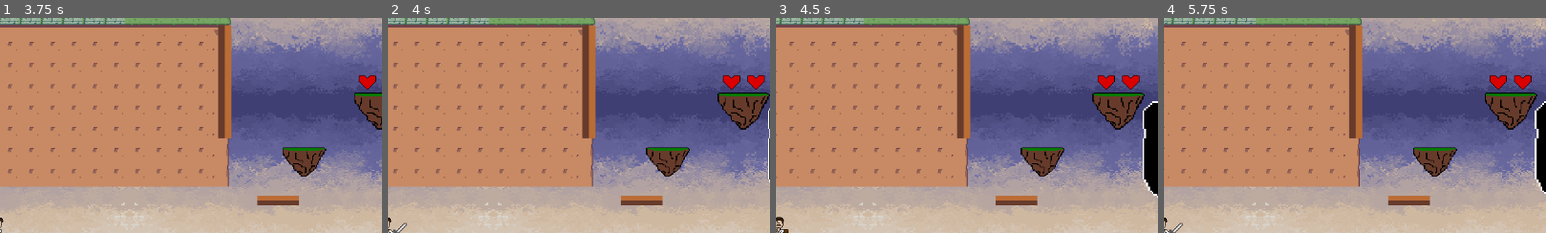
Above: before the commit, frames 1-4 (left to right).
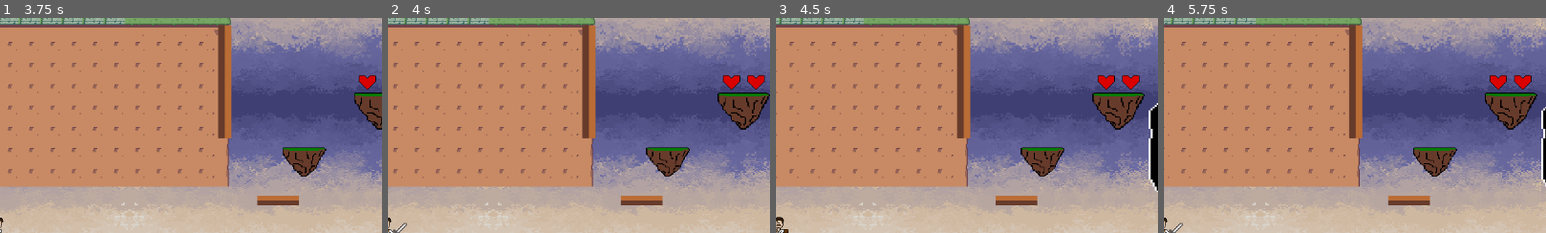
Above: after the commit, the same moments.

Repository: bscott519/NewColossalCrisisGame
Game: Godot game, scene res://Scenes/level_7.tscn
Two runs of this game, one before a commit and one after it. Both use one fixed random seed, a clock stepped at 60 frames per second and the inputs below. This scene is started directly instead of the project's main scene. The engine's default icon, where the game draws it, is replaced by a stand-in: a white triangle on a blue panel in a dark square. Sound files missing from this copy of the repository are replaced by a short silence.
Inputs (mouse positions are % of the whole screen's width and height, from its top left):
- Up to frame 1 (3.75 s): tap Enter (enter) at 0.5, 1.35, 2.85 s; move the mouse to (72, 45) at 0.52 s; hold D (right) 0.53-2.03 s; click (72, 45) at 0.6 s; tap Space (jump) at 0.77, 1.52, 3.02 s; move the mouse to (30, 55) at 1.27 s; move the mouse to (60, 28) at 2.02 s; hold A (left) 2.03-2.78 s; click (60, 28) at 2.1 s; move the mouse to (45, 70) at 2.77 s; hold D (right) from 2.78 s (still down); move the mouse to (80, 65) at 3.52 s; click (80, 65) at 3.6 s
- Up to frame 2 (4 s): keep holding D (right); tap Space (jump) at 3.77 s
- Up to frame 3 (4.5 s): move the mouse to (20, 35) at 4.27 s; release D (right) at 4.28 s; hold A (left) from 4.28 s (still down); tap Enter (enter) at 4.35 s
- Up to frame 4 (5.75 s): tap Space (jump) at 4.52 s; move the mouse to (55, 50) at 5.02 s; release A (left) at 5.03 s; hold D (right) from 5.03 s (still down); click (55, 50) at 5.1 s
The pictures show only the part of the screen within x 50-100%, y 12-62%; the shares and areas given below are measured in that part.

Frame 1 is identical in both runs. In frame 2, 0.2% of the frame differs, in the area x 99-100%, y 41-77%; in frame 3, 1.0%, in the area x 96-100%, y 38-84%; in frame 4, 1.0%.

Commit message:
fixed master giant animations

Diff:
--- a/Scenes/master_giant.tscn
+++ b/Scenes/master_giant.tscn
@@ -84,6 +84,30 @@
 "update": 0,
 "values": [0.0, 0.0]
 }
+tracks/6/type = "value"
+tracks/6/imported = false
+tracks/6/enabled = true
+tracks/6/path = NodePath("MasterBeam:visible")
+tracks/6/interp = 1
+tracks/6/loop_wrap = true
+tracks/6/keys = {
+"times": PackedFloat32Array(0),
+"transitions": PackedFloat32Array(1),
+"update": 1,
+"values": [false]
+}
+tracks/7/type = "value"
+tracks/7/imported = false
+tracks/7/enabled = true
+tracks/7/path = NodePath("MasterBeam2:visible")
+tracks/7/interp = 1
+tracks/7/loop_wrap = true
+tracks/7/keys = {
+"times": PackedFloat32Array(0),
+"transitions": PackedFloat32Array(1),
+"update": 1,
+"values": [false]
+}
 
 [sub_resource type="Animation" id="Animation_sntci"]
 resource_name = "LaserEyes"
@@ -232,6 +256,30 @@
 "update": 1,
 "values": [false, true]
 }
+tracks/12/type = "value"
+tracks/12/imported = false
+tracks/12/enabled = true
+tracks/12/path = NodePath("MasterBeam2:rotation")
+tracks/12/interp = 1
+tracks/12/loop_wrap = true
+tracks/12/keys = {
+"times": PackedFloat32Array(0),
+"transitions": PackedFloat32Array(1),
+"update": 0,
+"values": [0.0]
+}
+tracks/13/type = "value"
+tracks/13/imported = false
+tracks/13/enabled = true
+tracks/13/path = NodePath("MasterBeam:rotation")
+tracks/13/interp = 1
+tracks/13/loop_wrap = true
+tracks/13/keys = {
+"times": PackedFloat32Array(0),
+"transitions": PackedFloat32Array(1),
+"update": 0,
+"values": [0.0]
+}
 
 [sub_resource type="Animation" id="Animation_4mstd"]
 resource_name = "LeftHandAttack"
@@ -332,6 +380,30 @@
 "update": 1,
 "values": [false]
 }
+tracks/8/type = "value"
+tracks/8/imported = false
+tracks/8/enabled = true
+tracks/8/path = NodePath("MasterBeam:visible")
+tracks/8/interp = 1
+tracks/8/loop_wrap = true
+tracks/8/keys = {
+"times": PackedFloat32Array(0),
+"transitions": PackedFloat32Array(1),
+"update": 1,
+"values": [false]
+}
+tracks/9/type = "value"
+tracks/9/imported = false
+tracks/9/enabled = true
+tracks/9/path = NodePath("MasterBeam2:visible")
+tracks/9/interp = 1
+tracks/9/loop_wrap = true
+tracks/9/keys = {
+"times": PackedFloat32Array(0),
+"transitions": PackedFloat32Array(1),
+"update": 1,
+"values": [false]
+}
 
 [sub_resource type="Animation" id="Animation_gv2vs"]
 resource_name = "LeftHandBlast"
@@ -456,6 +528,18 @@
 "update": 1,
 "values": [false, true]
 }
+tracks/10/type = "value"
+tracks/10/imported = false
+tracks/10/enabled = true
+tracks/10/path = NodePath("MasterBeam2:visible")
+tracks/10/interp = 1
+tracks/10/loop_wrap = true
+tracks/10/keys = {
+"times": PackedFloat32Array(0),
+"transitions": PackedFloat32Array(1),
+"update": 1,
+"values": [false]
+}
 
 [sub_resource type="Animation" id="Animation_xa0uu"]
 length = 0.001
@@ -637,7 +721,19 @@
 "times": PackedFloat32Array(0),
 "transitions": PackedFloat32Array(1),
 "update": 1,
-"values": [true]
+"values": [false]
+}
+tracks/15/type = "value"
+tracks/15/imported = false
+tracks/15/enabled = true
+tracks/15/path = NodePath("MasterBeam2:rotation")
+tracks/15/interp = 1
+tracks/15/loop_wrap = true
+tracks/15/keys = {
+"times": PackedFloat32Array(0),
+"transitions": PackedFloat32Array(1),
+"update": 0,
+"values": [0.0]
 }
 
 [sub_resource type="Animation" id="Animation_lp5c8"]
@@ -739,6 +835,30 @@
 "update": 0,
 "values": [0.0]
 }
+tracks/8/type = "value"
+tracks/8/imported = false
+tracks/8/enabled = true
+tracks/8/path = NodePath("MasterBeam:visible")
+tracks/8/interp = 1
+tracks/8/loop_wrap = true
+tracks/8/keys = {
+"times": PackedFloat32Array(0),
+"transitions": PackedFloat32Array(1),
+"update": 1,
+"values": [false]
+}
+tracks/9/type = "value"
+tracks/9/imported = false
+tracks/9/enabled = true
+tracks/9/path = NodePath("MasterBeam2:visible")
+tracks/9/interp = 1
+tracks/9/loop_wrap = true
+tracks/9/keys = {
+"times": PackedFloat32Array(0),
+"transitions": PackedFloat32Array(1),
+"update": 1,
+"values": [false]
+}
 
 [sub_resource type="Animation" id="Animation_2htnq"]
 resource_name = "RightHandBlast"
@@ -863,6 +983,18 @@
 "update": 1,
 "values": [false, true]
 }
+tracks/10/type = "value"
+tracks/10/imported = false
+tracks/10/enabled = true
+tracks/10/path = NodePath("MasterBeam2:visible")
+tracks/10/interp = 1
+tracks/10/loop_wrap = true
+tracks/10/keys = {
+"times": PackedFloat32Array(0),
+"transitions": PackedFloat32Array(1),
+"update": 1,
+"values": [false]
+}
 
 [sub_resource type="Animation" id="Animation_o2p3u"]
 resource_name = "SETUP"
@@ -924,7 +1056,7 @@
 "times": PackedFloat32Array(0),
 "transitions": PackedFloat32Array(1),
 "update": 0,
-"values": [Vector2(-53.4, 41.6)]
+"values": [Vector2(-50.6, 41.6)]
 }
 tracks/5/type = "value"
 tracks/5/imported = false
@@ -937,6 +1069,30 @@
 "transitions": PackedFloat32Array(1),
 "update": 0,
 "values": [0.0]
+}
+tracks/6/type = "value"
+tracks/6/imported = false
+tracks/6/enabled = true
+tracks/6/path = NodePath("MasterBeam:visible")
+tracks/6/interp = 1
+tracks/6/loop_wrap = true
+tracks/6/keys = {
+"times": PackedFloat32Array(0),
+"transitions": PackedFloat32Array(1),
+"update": 1,
+"values": [false]
+}
+tracks/7/type = "value"
+tracks/7/imported = false
+tracks/7/enabled = true
+tracks/7/path = NodePath("MasterBeam2:visible")
+tracks/7/interp = 1
+tracks/7/loop_wrap = true
+tracks/7/keys = {
+"times": PackedFloat32Array(0),
+"transitions": PackedFloat32Array(1),
+"update": 1,
+"values": [false]
 }
 
 [sub_resource type="Animation" id="Animation_di18c"]
@@ -1132,6 +1288,7 @@
 shape = SubResource("RectangleShape2D_lp5c8")
 
 [node name="MasterBeam2" type="Sprite2D" parent="."]
+visible = false
 position = Vector2(11, 42)
 scale = Vector2(1, 3.34375)
 texture = ExtResource("7_lp5c8")
